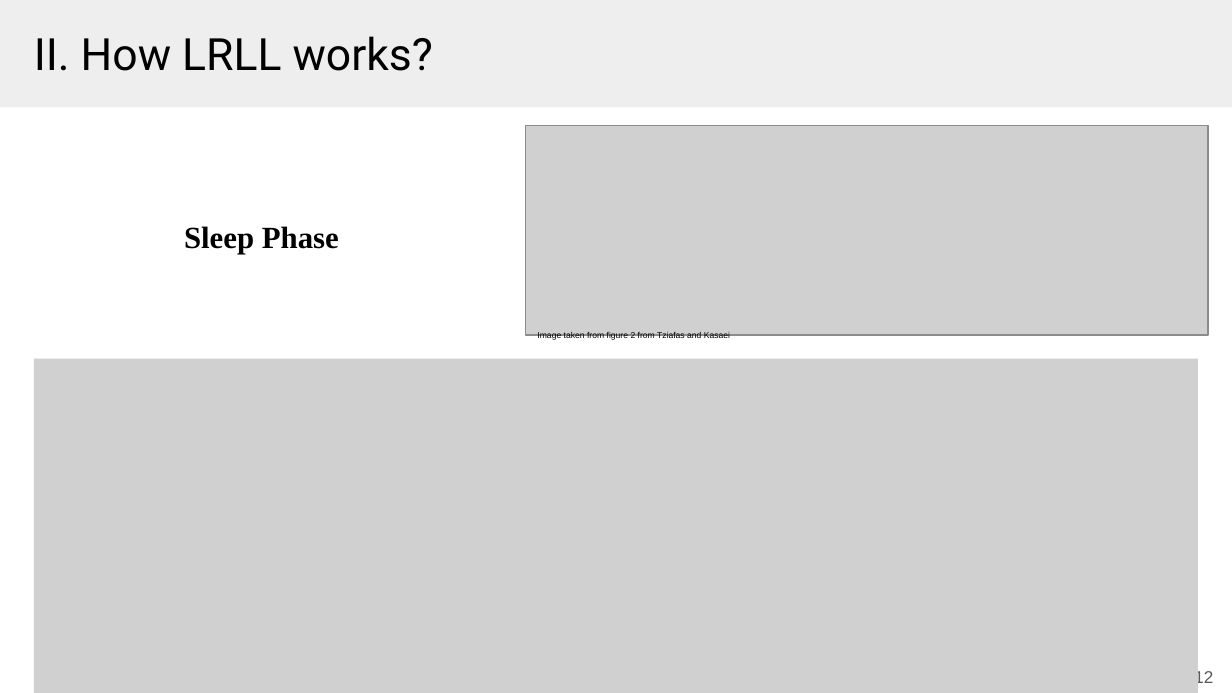
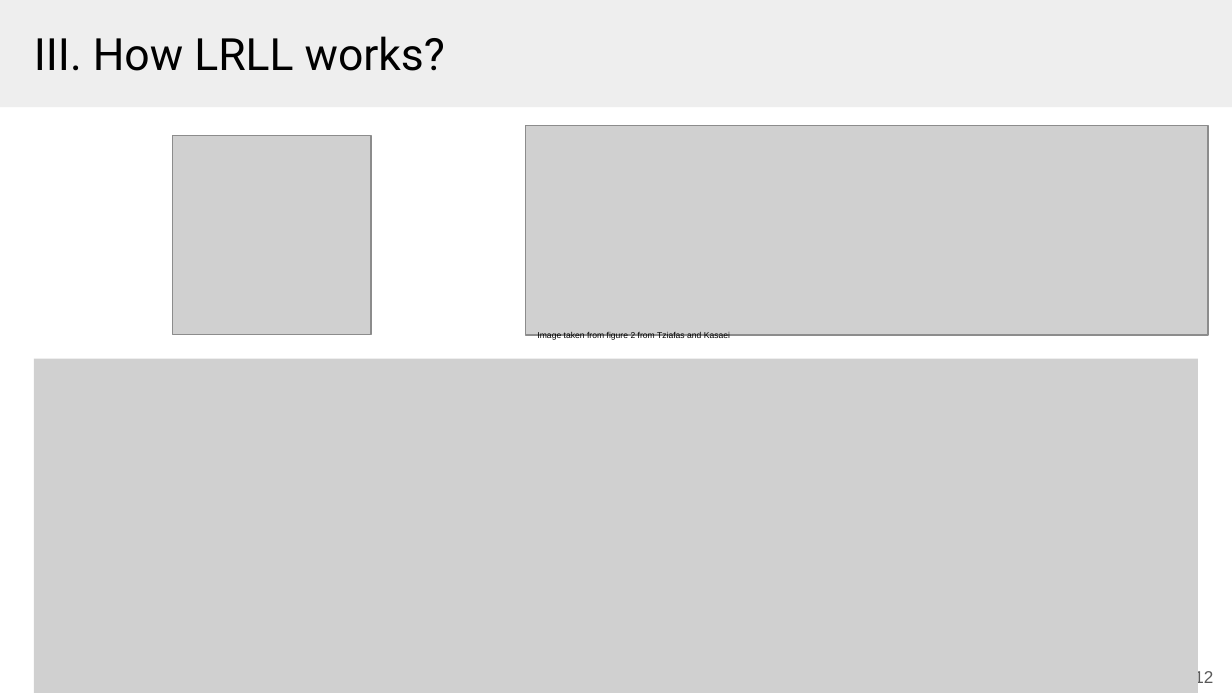
Before and after one commit to Tazering/UVA-CS, a slide deck: slide 12 of CS-6501_Kuo/paper presentation/lifelong_robot_presentation.pptx. Drawn at 1232x693 pixels with LibreOffice and Linux fonts; fonts in the diff are those of the drawing; grey boxes stand for pictures. Boxes give left, top, right and bottom in pixels: in the first picture for what was removed or moved away, otherwise in the second. Text is boxed around its words. In the diff, an @@ line names an element or a change of style, - is before the commit and + after.

```diff
--- a/CS-6501_Kuo/paper presentation/lifelong_robot_presentation.pptx
+++ b/CS-6501_Kuo/paper presentation/lifelong_robot_presentation.pptx
@@ title at (34,36,445,71): text changed @@
-II. How LRLL works?
+III. How LRLL works?
@@ picture added at (172,136,371,334) @@
@@ text removed at (184,226,339,254) @@
-Sleep Phase
```
Also in this commit, not shown: 7 other slides changed, 3 slides added, 1 slide removed, 2 other files.
